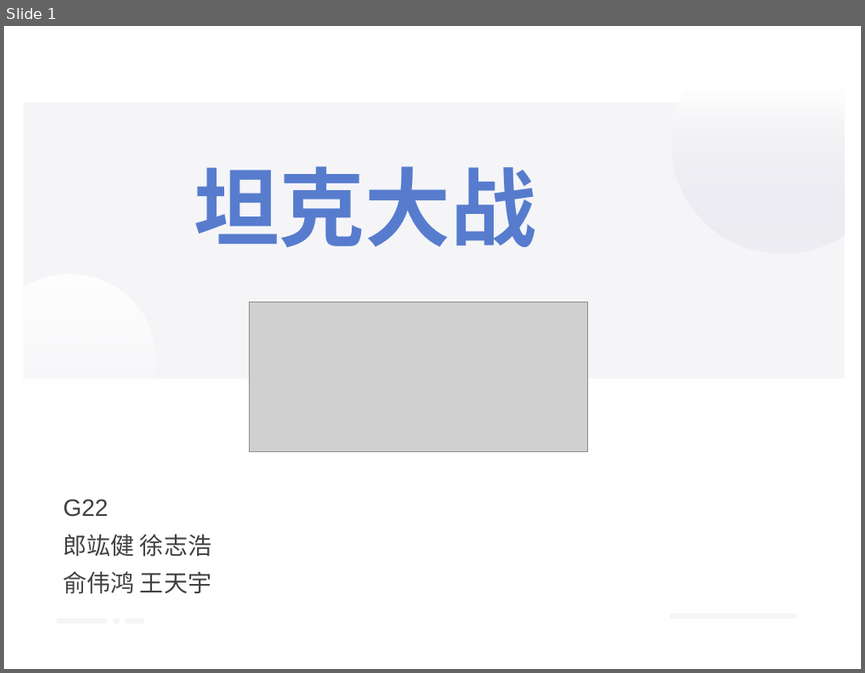
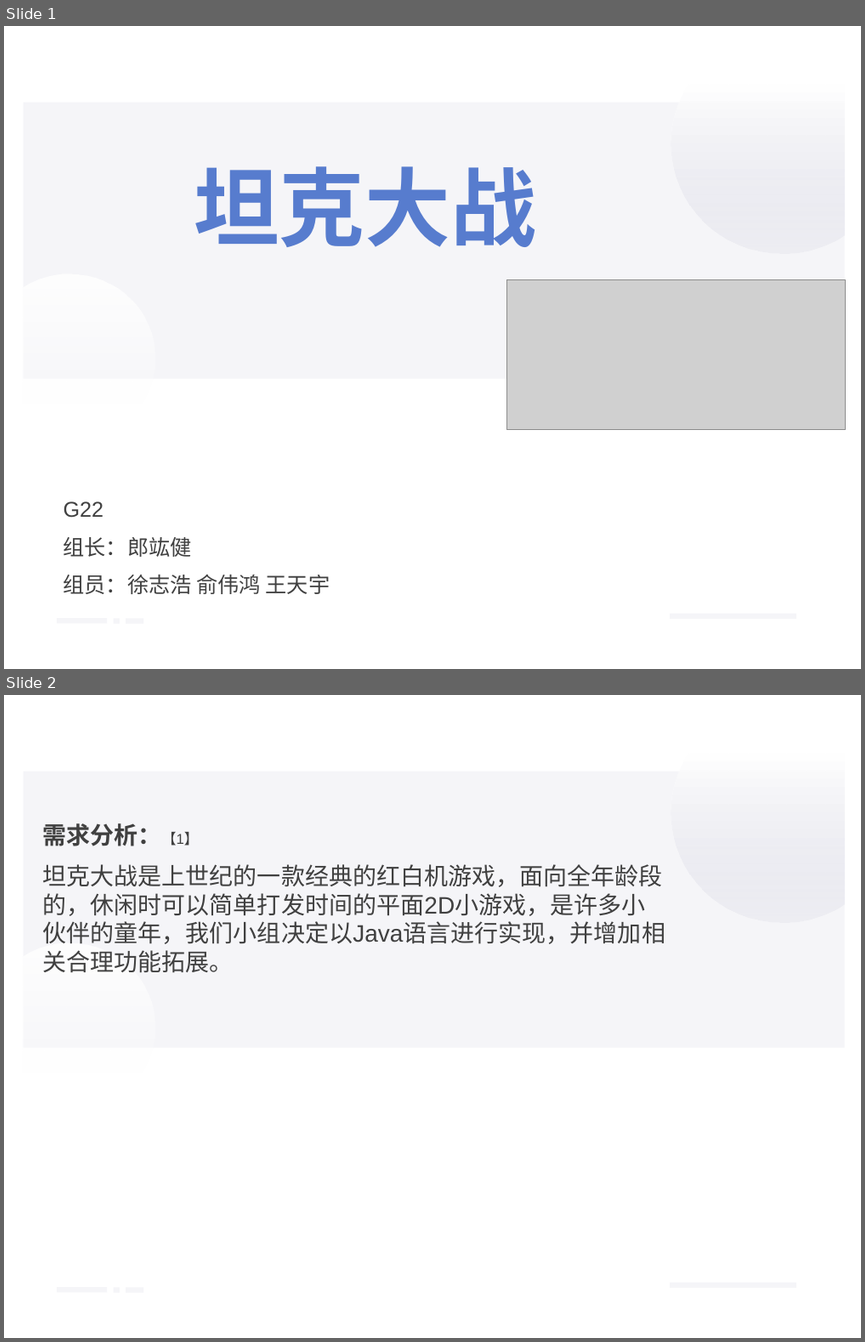
Before and after one commit to agukl/tankWar, a slide deck: 坦克大战.ppt. Shown one above the other, each under a label of ours: slide 1 before the commit, slides 1 and 2 after it. The pictures are 865x673 and 865x1342 pixels, drawn with LibreOffice and Linux fonts; fonts in the diff are those of the drawing; grey boxes stand for pictures. Boxes give left, top, right and bottom in pixels: in the first picture for what was removed or moved away, otherwise in the second. Text is boxed around its words. In the diff, an @@ line names an element or a change of style, - is before the commit and + after.

```diff
--- a/坦克大战.ppt
+++ b/坦克大战.ppt
@@ slide 2 added at bbox=[4, 695, 861, 1338], background #FFFFFF; not listed: 7 template elements that a slide beside it also shows @@
@@ text added at bbox=[43, 823, 665, 973], 20 pt, text #404040 @@
+需求分析：【1】
+坦克大战是上世纪的一款经典的红白机游戏，面向全年龄段的，休闲时可以简单打发时间的平面2D小游戏，是许多小伙伴的童年，我们小组决定以Java语言进行实现，并增加相关合理功能拓展。
@@ slide 1 changed as well @@
@@ picture: place and size @@
-picture at bbox=[249, 302, 587, 452]
+picture at bbox=[507, 279, 846, 430]
@@ subtitle at bbox=[64, 501, 104, 517]: size 20 to 18 pt in "G22"; line spacing 0.9 to 1 @@
@@ subtitle at bbox=[64, 537, 330, 594]: text changed; size 20 to 18 pt @@
-郎竑健 徐志浩
-俞伟鸿 王天宇
+组长：郎竑健
+组员：徐志浩 俞伟鸿 王天宇
```
Also in this commit, not shown: 9 other slides changed, 2 other slides added, 2 other files.
